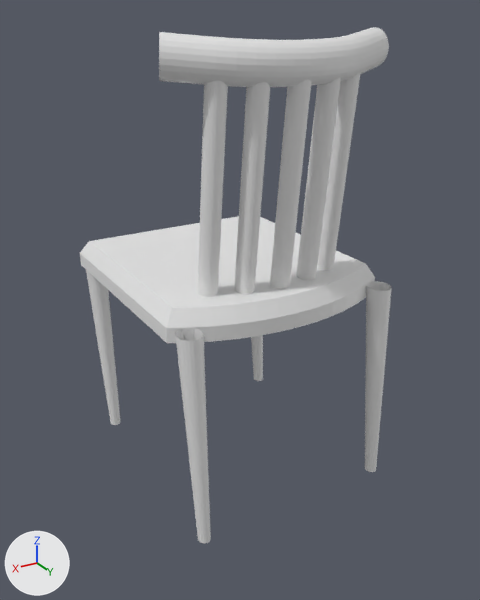
What one commit did to the OBJ model data/mm/9.obj.
One viewpoint serves both versions: a 50 mm camera at (0.994, 1.63, 0.613) aimed at (-0.005, -0.035, -0.22). Every picture has the same lights, and +X, +Y and +Z are marked at lower left. Where no turn or scale is listed for an object, it has been applied to the vertices. Vertices at the same position are counted once.

Names of what the first picture shows: 'geometry_0', 'geometry_1', 'seat.obj'.
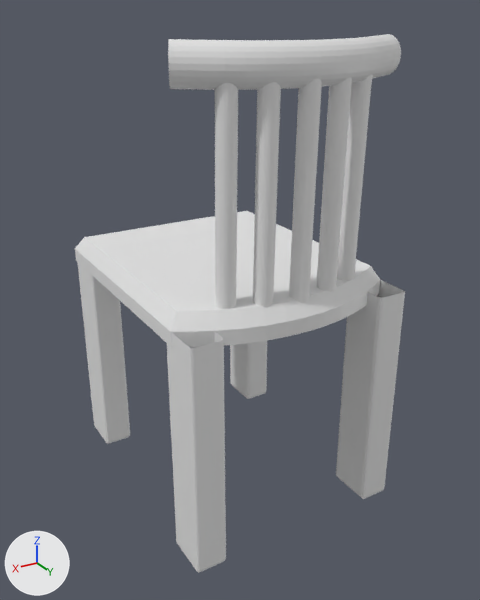
The change, as a diff of the scene's bpy script:
```diff
--- a/data/mm/9.obj.py
+++ b/data/mm/9.obj.py
@@ me_geometry_0 @@
 # used by ob_geometry_0; location = (0.0, 0.0, 0.0)
-me_geometry_0.from_pydata(...)  # 796 vertices, 1338 faces; spans x -0.358..0.341, y 0.087..0.313, z -0.126..0.58
+me_geometry_0.from_pydata(...)  # 796 vertices, 1338 faces; spans x -0.358..0.341, y 0.146..0.348, z -0.126..0.563
+# me_geometry_0 part 1: the loose piece of 436 vertices spanning x -0.358..0.341, y 0.087..0.313, z 0.454..0.58 is multiplied about its middle by the matrix ((1.0, 0.0, 0.0), (0.0, 0.885, -0.076), (0.0, 0.126, 0.994)), then moved by (0.0, 0.047, -0.008)
+# me_geometry_0 part 2: 360 of 796 vertices moved; they spanned x -0.206..0.238, y 0.119..0.308, z -0.126..0.544 and now span x -0.206..0.238, y 0.225..0.341, z -0.126..0.535; mean shift (0.0, 0.079, 0.0); largest move (0.213, 0.119, -0.126) -> (0.213, 0.225, -0.126)
@@ me_geometry_1 @@
 # used by ob_geometry_1; location = (0.0, 0.0, 0.0)
-me_geometry_1.from_pydata(...)  # 288 vertices, 376 faces; spans x -0.333..0.363, y -0.462..0.313, z -0.779..-0.126
+me_geometry_1.from_pydata(...)  # 7020 vertices, 13744 faces; spans x -0.336..0.363, y -0.516..0.348, z -0.843..-0.126
+# me_geometry_1 part 3: the loose piece of 72 vertices spanning x 0.294..0.363, y 0.235..0.313, z -0.779..-0.126 is rebuilt with 1755 vertices and now spans x 0.267..0.363, y 0.2..0.348, z -0.843..-0.126
+# me_geometry_1 part 4: the loose piece of 72 vertices spanning x 0.294..0.363, y -0.462..-0.384, z -0.779..-0.126 is rebuilt with 1755 vertices and now spans x 0.267..0.363, y -0.516..-0.368, z -0.843..-0.126
+# me_geometry_1 part 5: the loose piece of 72 vertices spanning x -0.333..-0.264, y 0.235..0.313, z -0.779..-0.126 is rebuilt with 1755 vertices and now spans x -0.336..-0.241, y 0.2..0.348, z -0.843..-0.126
+# me_geometry_1 part 6: the loose piece of 72 vertices spanning x -0.333..-0.264, y -0.462..-0.384, z -0.779..-0.126 is rebuilt with 1755 vertices and now spans x -0.336..-0.241, y -0.516..-0.368, z -0.843..-0.126
@@ me_seat_obj @@
 me_seat_obj.from_pydata(...)  # 46 vertices, 88 faces; spans x -0.334..0.365, y -0.465..0.313, z -0.167..-0.08
 # used by ob_seat_obj; location = (0.0, 0.0, 0.0)
+# me_seat_obj part 7: the whole mesh is scaled about the mesh origin by (1, 1.11, 1)
```

Changed parts and their boxes (x1, y1, x2, y2) in the pictures (480 x 600 px; the box of a moved part takes in the faces that stretch with it):
'geometry_0', reshaped
    before: (159, 27, 389, 297)
    after: (168, 34, 401, 309)
'geometry_1', reshaped (7% wider, 13% taller)
    before: (86, 270, 392, 544)
    after: (77, 262, 405, 573)
'seat.obj', mesh rescaled (7% taller)
    before: (80, 216, 375, 343)
    after: (75, 211, 380, 347)
part 1 of me_geometry_0, moved or reshaped
    before: (159, 27, 389, 87)
    after: (168, 34, 401, 90)
part 2 of me_geometry_0, moved or reshaped
    before: (198, 73, 361, 297)
    after: (215, 75, 372, 309)
part 3 of me_geometry_1, rebuilt (62% wider, 12% taller)
    before: (175, 328, 211, 544)
    after: (167, 332, 226, 573)
part 4 of me_geometry_1, rebuilt (50% wider, 17% taller)
    before: (86, 270, 121, 425)
    after: (77, 262, 130, 444)
part 5 of me_geometry_1, rebuilt (150% wider, 15% taller)
    before: (365, 281, 392, 472)
    after: (336, 280, 405, 499)
part 6 of me_geometry_1, rebuilt
    before: (251, 335, 263, 381)
    after: (230, 341, 267, 399)
